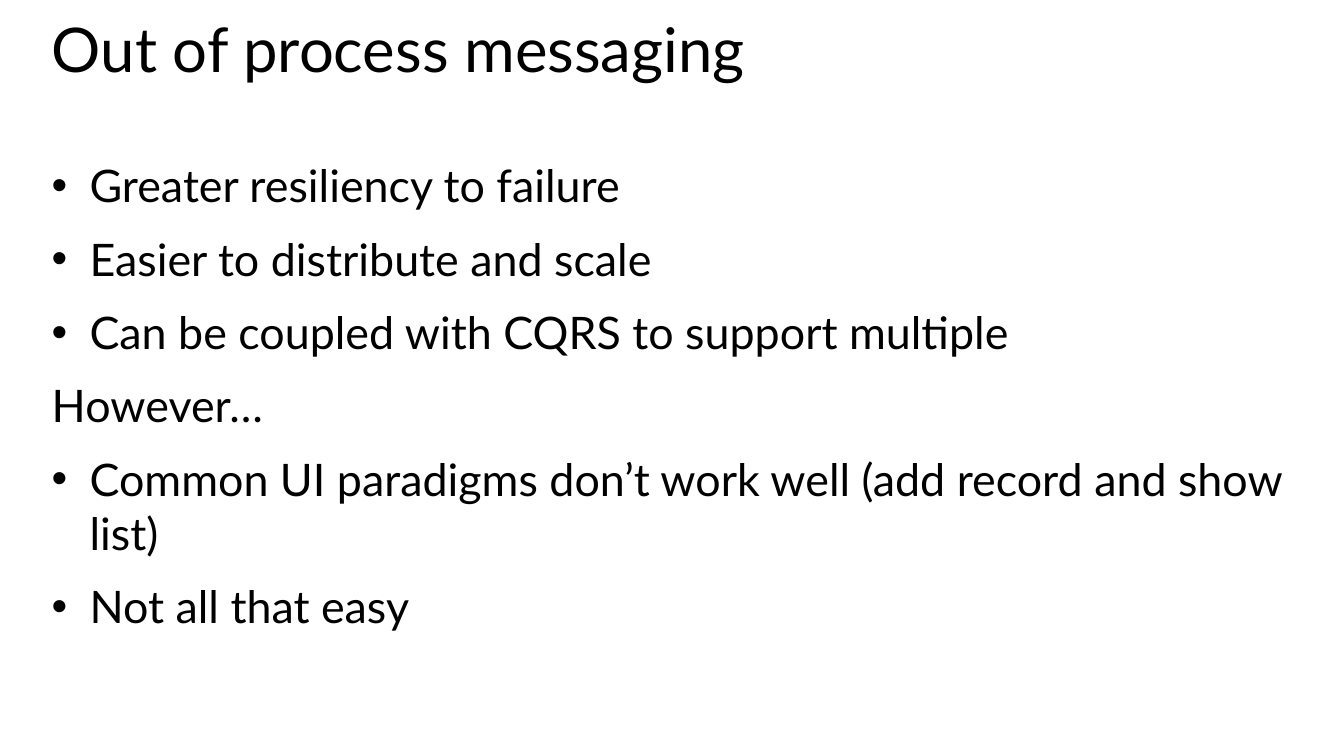
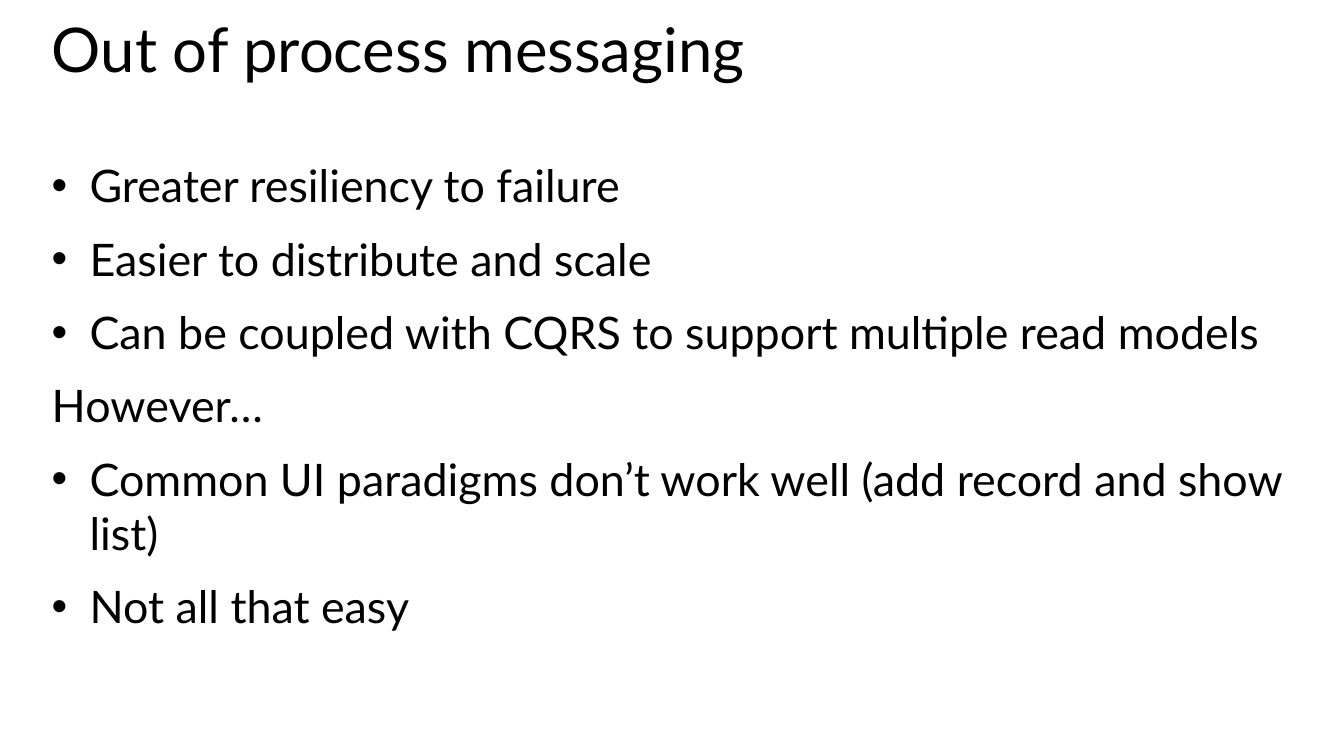
Before and after one commit to MisterJames/AzureImageProcessing, a slide deck: slide 10 of Presentation Materials/MVA-ApplicationsOnAzure-02.pptx. Drawn at 1344x756 pixels with LibreOffice and Linux fonts; fonts in the diff are those of the drawing. Boxes give left, top, right and bottom in pixels: in the first picture for what was removed or moved away, otherwise in the second. Text is boxed around its words. In the diff, an @@ line names an element or a change of style, - is before the commit and + after.

```diff
--- a/Presentation Materials/MVA-ApplicationsOnAzure-02.pptx
+++ b/Presentation Materials/MVA-ApplicationsOnAzure-02.pptx
@@ text at (90, 316, 1259, 357): text changed @@
-• Can be coupled with CQRS to support multiple
+• Can be coupled with CQRS to support multiple read models
```
Also in this commit, not shown: 8 other slides changed, 2 slides added, 1 slide removed, 4 other files.
